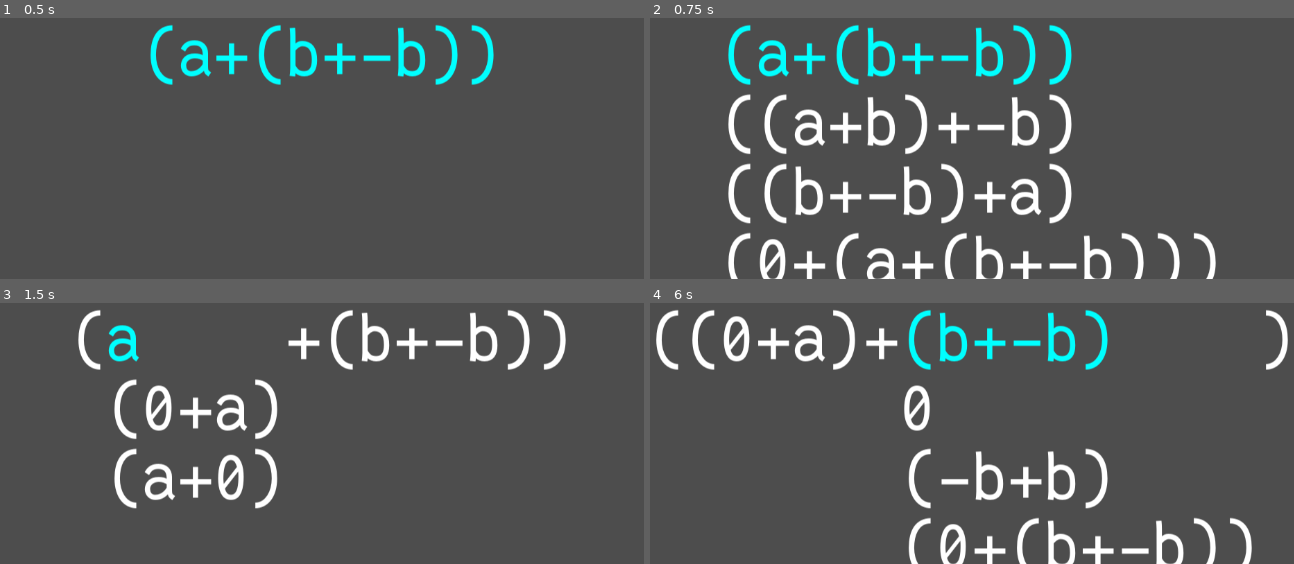
Above: before the commit, frames 1-4 (two rows, left to right).
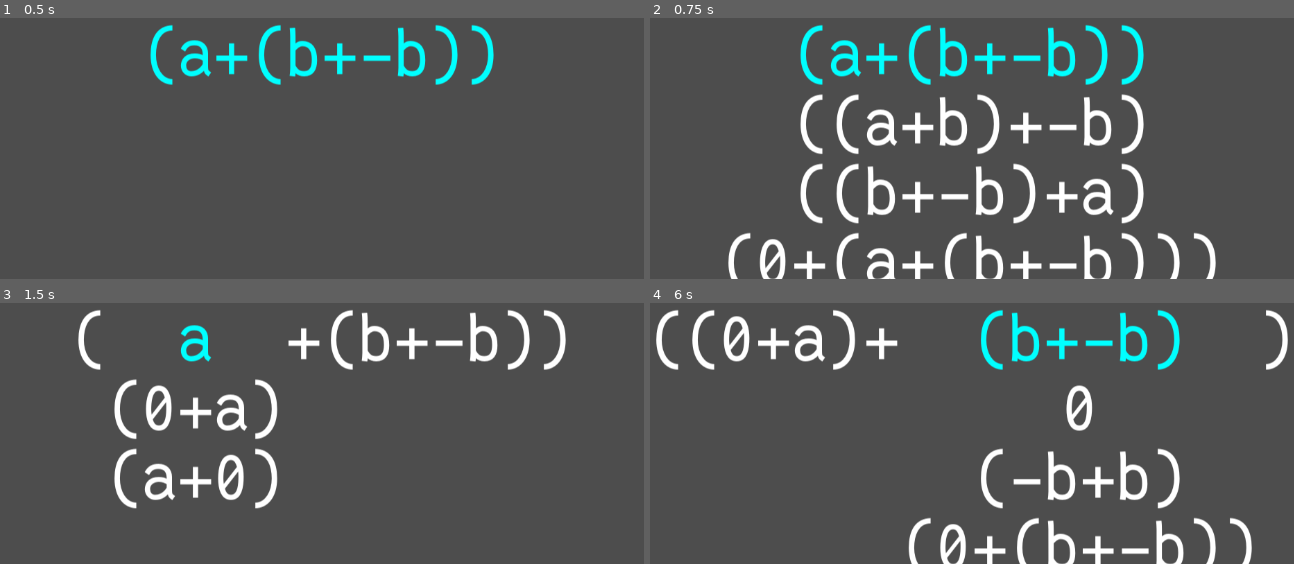
Above: after the commit, the same moments.

Repository: theoahfeldt/emperical-maths
Game: Godot game, scene res://test.tscn
Same seed, same stepped clock (60 frames per second), same inputs: the game is played once before the commit and once after it.
Inputs:
- Up to frame 1 (0.5 s): no input
- Up to frame 2 (0.75 s): tap Enter at 0.5 s; hold Right (expression_right) from 0.53 s (still down); tap Space (expression_select) at 0.6 s
- Up to frame 3 (1.5 s): tap Space (expression_select) at 1.25, 1.35 s; release Right (expression_right) at 1.28 s; hold Down (expression_down) from 1.28 s (still down)
- Up to frame 4 (6 s): tap Enter at 2, 3.5 s; release Down (expression_down) at 2.03 s; hold Right (expression_right) 2.03-2.78 s; tap Space (expression_select) at 2.1, 2.75, 2.85, 3.6, 4.25, 4.35, 5.1, 5.85 s; hold Up (expression_up) 2.78-3.53 s; hold Left (expression_left) 3.53-5.03 s; hold Down (expression_down) 5.03-5.78 s; hold Right (expression_right) from 5.78 s (still down)

Frame 1 is identical in both runs. In frame 2, 15% of the frame differs, in the area x 12-77%, y 2-79%; in frame 3, 0.8%; in frame 4, 6.1%.

Commit message:
Center options in expression menu

Diff:
--- a/game/algebra/expression_controller.gd
+++ b/game/algebra/expression_controller.gd
@@ -43,9 +43,11 @@
 	expression_is_selected = true
 
 
-func _replace_subexpression(mark: Array, new: AlgebraicExpression) -> void:
-	ExpressionIndexer.replace_algebraic_subexpression(algebraic_base, new, mark)
-	var graphical := GraphicalConversion.algebraic_to_graphical(new)
+func _replace_subexpression(
+		algebraic: AlgebraicExpression, graphical: GraphicalExpression, mark
+		) -> void:
+	ExpressionIndexer.replace_algebraic_subexpression(
+			algebraic_base, algebraic, mark)
 	ExpressionIndexer.replace_graphical_subexpression(
 			$GraphicalBase, graphical, mark)
 
@@ -58,7 +60,7 @@
 	_select_expression(mark)
 
 
-func _on_expressions_menu_selector_selected(expression, mark) -> void:
-	_replace_subexpression(mark, expression)
+func _on_expressions_menu_selector_selected(algebraic, graphical, mark) -> void:
+	_replace_subexpression(algebraic, graphical, mark)
 	_update_mark(mark)
 	expression_is_selected = false
--- a/game/algebra/expressions_menu_selector.gd
+++ b/game/algebra/expressions_menu_selector.gd
@@ -2,7 +2,7 @@
 extends Node
 
 
-signal selected(expression, mark)
+signal selected(algebraic, graphical, mark)
 
 
 var _menu: ExpressionMenu
@@ -31,10 +31,13 @@
 
 
 func _select_expression() -> void:
-	var selected_expression: AlgebraicExpression = _menu.algebraic_expressions[
+	var selected_algebraic: AlgebraicExpression = _menu.algebraic_expressions[
 			_marked_index]
-	_menu.remove_child(selected_expression)
-	selected.emit(selected_expression, _mark)
+	_menu.remove_child(selected_algebraic)
+	var selected_graphical: GraphicalExpression = _menu.selection_menu.options[
+			_marked_index]
+	_menu.selection_menu.remove_child(selected_graphical)
+	selected.emit(selected_algebraic, selected_graphical, _mark)
 
 
 func _move_up() -> void:
--- a/game/algebra/graphics/expressions/graphical_expression.gd
+++ b/game/algebra/graphics/expressions/graphical_expression.gd
@@ -32,7 +32,7 @@
 func replace_subexpression(new: GraphicalExpressionOrMenu, index: int) -> void:
 	add_child(new)
 	var old := subexpressions[index]
-	new.position = old.position
+	new.position = Vector2(old.position.x + (old.get_width() - new.get_width()) / 2.0, 0)
 	subexpressions[index] = new
 	set_component_positions_smooth()
 	remove_child(old)
--- a/game/algebra/graphics/graphical_base.gd
+++ b/game/algebra/graphics/graphical_base.gd
@@ -2,7 +2,7 @@
 extends Node2D
 
 
-const movement_duration: float = 0.1
+const movement_duration: float = 0.05
 
 var expression: GraphicalExpressionOrMenu
 var _movement: Movement
@@ -22,8 +22,10 @@
 func replace_expression(new: GraphicalExpressionOrMenu) -> void:
 	remove_child(expression)
 	expression.queue_free()
+	new.position = Vector2.ZERO
 	add_child(new)
 	expression = new
+	center()
 
 
 func reset() -> void:
--- a/game/algebra/graphics/selection_menu.gd
+++ b/game/algebra/graphics/selection_menu.gd
@@ -41,5 +41,6 @@
 
 
 func _set_option_positions() -> void:
+	var width := get_width()
 	options.reduce(
-			func(y, e): e.position = Vector2(0, y); return y + vertical_spacing, 0)
+			func(y, e): e.position = Vector2((width - e.get_width()) / 2.0, y); return y + vertical_spacing, 0)
